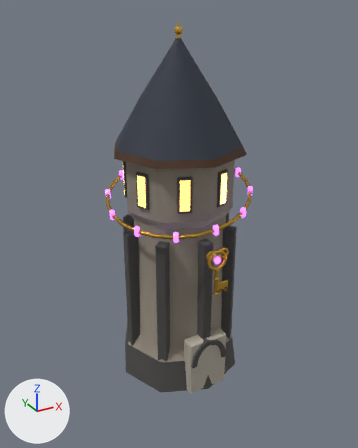
One commit to the glTF model public/models/props/lmf_arcanum_tower.glb: the scene before it, then after it.
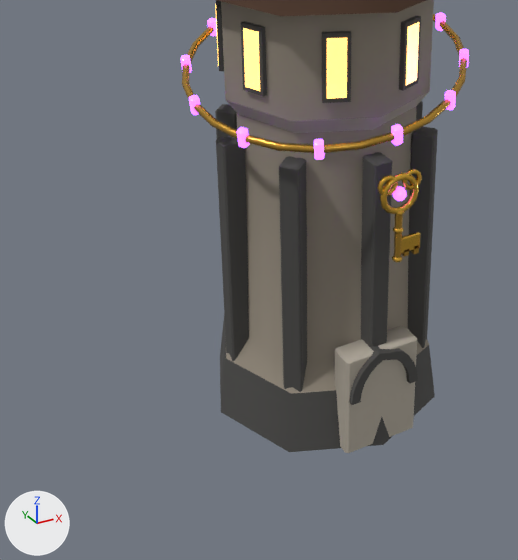
Each version appears first whole from a 50 mm camera at (-14.1, -25.7, 23.1) aimed at (0.1, 0.1, 10.2), and next in a close-up on the part from 4% to 78% of the width and 36% to 100% of the height. The axes (+X, +Y, +Z) are drawn at lower left. The lights are the same throughout. The older version's two pictures come first. Where no turn or scale is listed for an object, it has been applied to the vertices. Vertices at exactly the same position are counted once.
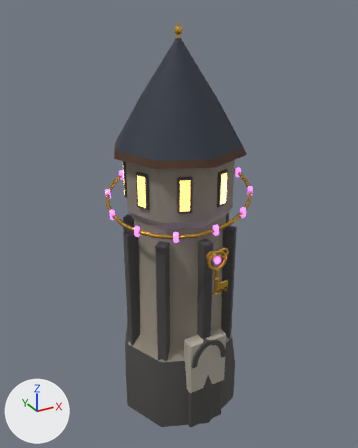
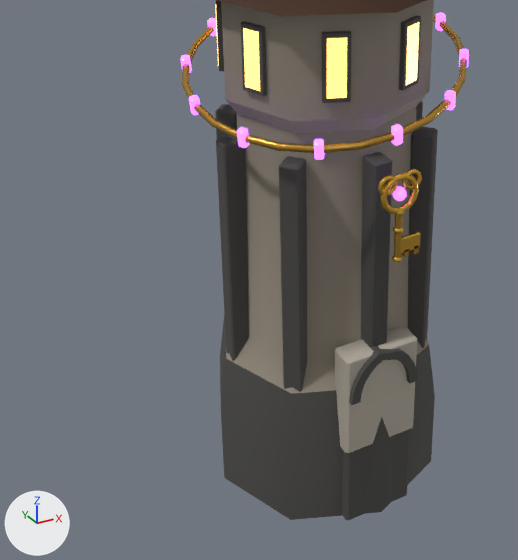
Where the newer file only moved an object's origin or applied its transform, the numbers keep the older frame.

Pixel boxes [x1, y1, x2, y2] of what changed, in the close-ups (518 x 560 px):
'Mesh_1', reshaped: before [180, 0, 469, 453]; after [180, 0, 469, 520]
part 1 of me_mesh_1, built on: after [221, 397, 435, 520]

Edits to the bpy script that builds the scene:
```text
Change me_mesh_1:
    used by ob_mesh_1; location = (-4.57, 4.56, -1.35)
    remove me_mesh_1.from_pydata(...)  # 1165 vertices, 2152 faces; spans x 0.0..9.1, y -9.1..0.0, z 1.4..23.7
    add me_mesh_1.from_pydata(...)  # 1189 vertices, 2196 faces; spans x 0.0..9.1, y -9.1..0.0, z -1.6..23.7
    me_mesh_1 part 1
    1 vertex is removed from x 4.6, y -4.6, z 1.4
    33 faces are deleted
    2 vertices move within x 5.8, y -7.7, z 1.4
    9 vertices are added at x 3.3..5.8, y -8.5..-4.6, z -1.6..1.4
    16 new vertices lie (0.0, 0.0, -3.0) away from vertices in x 0.4..8.7, y -8.7..-0.4, z 1.4
    52 new faces join them, mat_stone_dark
    25 new faces join them, mat_stone_light
    other edits to the shape of me_mesh_1 do not show in these pictures
```
